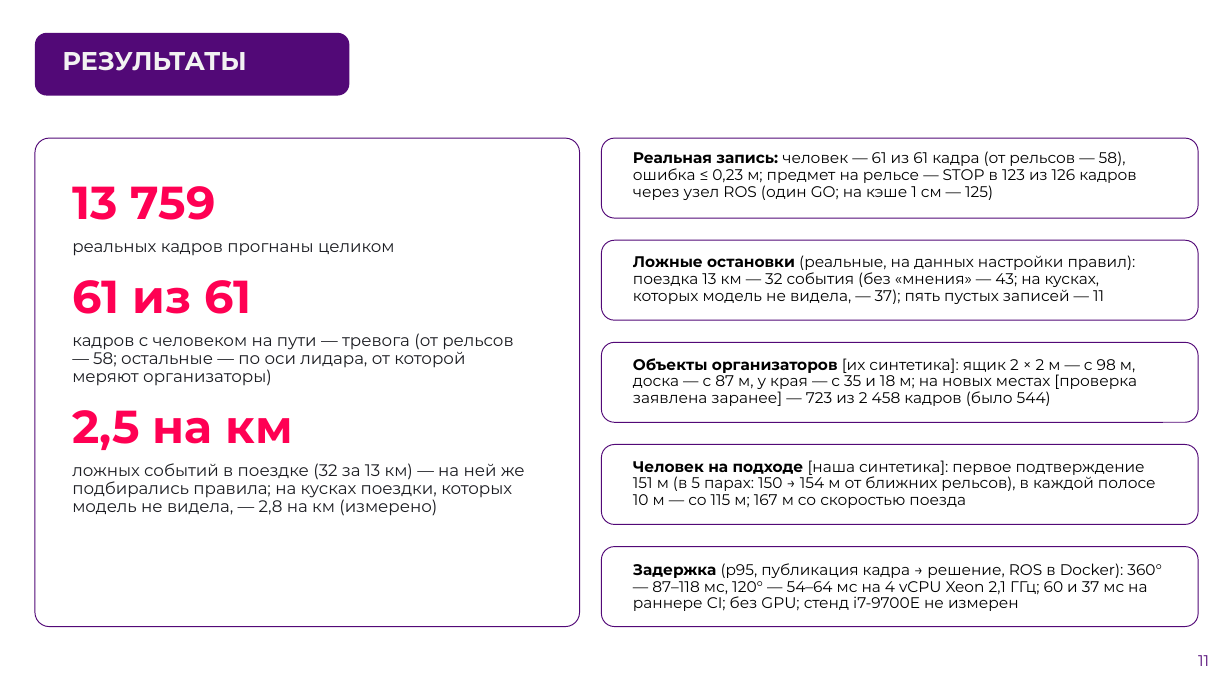
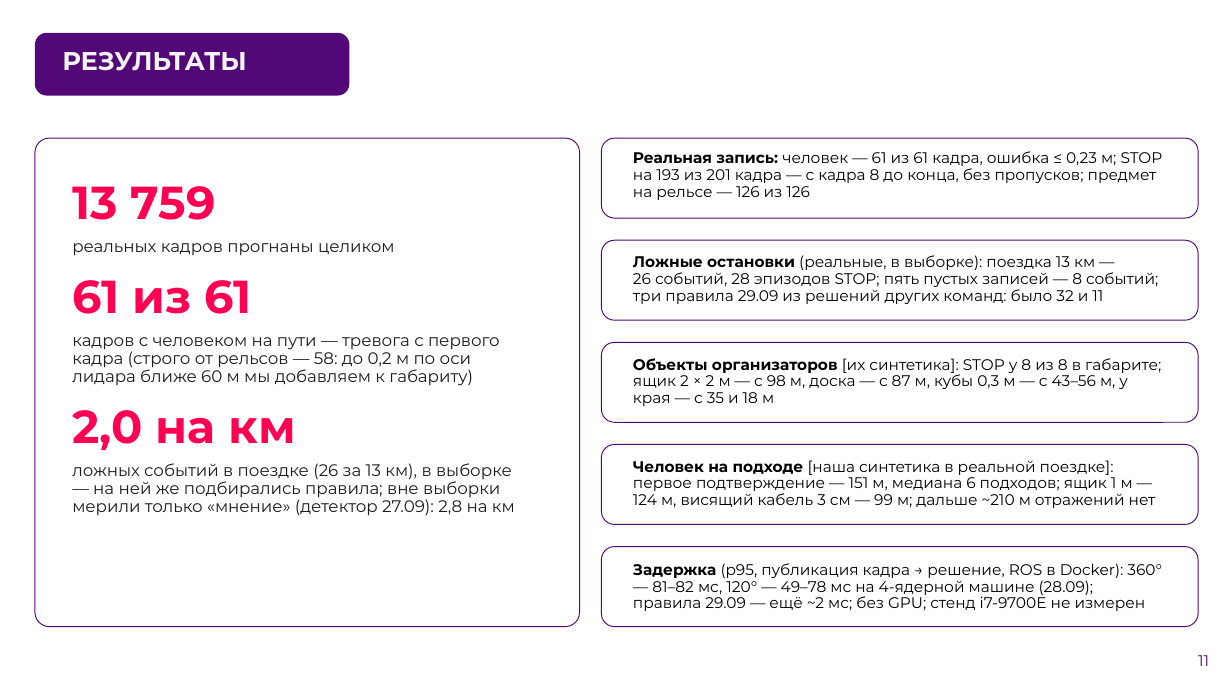
Before and after one commit to pmixay/ReSense, a slide deck: slide 11 of docs/presentation/ReSense_LCT2026.pptx. Drawn at 1232x693 pixels with LibreOffice and Linux fonts; fonts in the diff are those of the drawing; background and template pictures are left out. Boxes give left, top, right and bottom in pixels: in the first picture for what was removed or moved away, otherwise in the second. Text is boxed around its words. In the diff, an @@ line names an element or a change of style, - is before the commit and + after.

```diff
--- a/docs/presentation/ReSense_LCT2026.pptx
+++ b/docs/presentation/ReSense_LCT2026.pptx
@@ text at [633,151,1163,200]: text changed @@
-Реальная запись: человек — 61 из 61 кадра (от рельсов — 58), ошибка ≤ 0,23 м; предмет на рельсе — STOP в 123 из 126 кадров через узел ROS (один GO; на кэше 1 см — 125)
+Реальная запись: человек — 61 из 61 кадра, ошибка ≤ 0,23 м; STOP на 193 из 201 кадра — с кадра 8 до конца, без пропусков; предмет на рельсе — 126 из 126
@@ text at [633,255,1158,304]: text changed @@
-Ложные остановки (реальные, на данных настройки правил): поездка 13 км — 32 события (без «мнения» — 43; на кусках, которых модель не видела, — 37); пять пустых записей — 11
+Ложные остановки (реальные, в выборке): поездка 13 км — 26 событий, 28 эпизодов STOP; пять пустых записей — 8 событий; три правила 29.09 из решений других команд: было 32 и 11
@@ text at [72,337,515,516]: text changed @@
-кадров с человеком на пути — тревога (от рельсов — 58; остальные — по оси лидара, от которой меряют организаторы)
-2,5 на км
-ложных событий в поездке (32 за 13 км) — на ней же подбирались правила; на кусках поездки, которых модель не видела, — 2,8 на км (измерено)
+кадров с человеком на пути — тревога с первого кадра (строго от рельсов — 58: до 0,2 м по оси лидара ближе 60 м мы добавляем к габариту)
+2,0 на км
+ложных событий в поездке (26 за 13 км), в выборке — на ней же подбирались правила; вне выборки мерили только «мнение» (детектор 27.09): 2,8 на км
@@ text at [633,358,1161,406]: text changed @@
-Объекты организаторов [их синтетика]: ящик 2 × 2 м — с 98 м, доска — с 87 м, у края — с 35 и 18 м; на новых местах [проверка заявлена заранее] — 723 из 2 458 кадров (было 544)
+Объекты организаторов [их синтетика]: STOP у 8 из 8 в габарите; ящик 2 × 2 м — с 98 м, доска — с 87 м, кубы 0,3 м — с 43–56 м, у края — с 35 и 18 м
@@ text at [633,460,1156,508]: text changed @@
-Человек на подходе [наша синтетика]: первое подтверждение 151 м (в 5 парах: 150 → 154 м от ближних рельсов), в каждой полосе 10 м — со 115 м; 167 м со скоростью поезда
+Человек на подходе [наша синтетика в реальной поездке]: первое подтверждение — 151 м, медиана 6 подходов; ящик 1 м — 124 м, висящий кабель 3 см — 99 м; дальше ~210 м отражений нет
@@ text at [633,563,1162,611]: text changed @@
-Задержка (p95, публикация кадра → решение, ROS в Docker): 360° — 87–118 мс, 120° — 54–64 мс на 4 vCPU Xeon 2,1 ГГц; 60 и 37 мс на раннере CI; без GPU; стенд i7-9700E не измерен
+Задержка (p95, публикация кадра → решение, ROS в Docker): 360° — 81–82 мс, 120° — 49–78 мс на 4-ядерной машине (28.09); правила 29.09 — ещё ~2 мс; без GPU; стенд i7-9700E не измерен
```
Also in this commit, not shown: 11 other slides changed, 43 other files.
